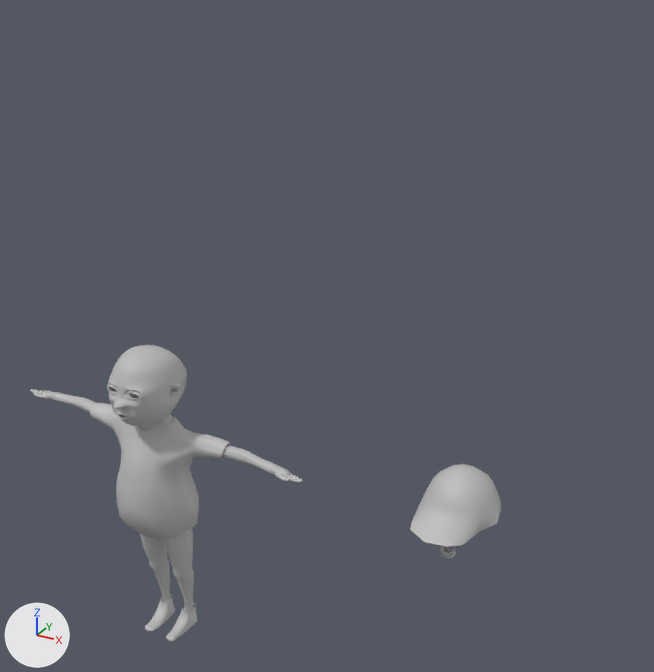
Two versions of the FBX model CandyStoreMania/Assets/Characters/Bazooka/Backwards.fbx, one commit apart.
Before and after are seen from a camera (50 mm lens) standing at (1.49, -4.33, 5.0) and looking at (-0.84, -0.08, 2.87). Lighting does not change. The marker at lower left points along +X, +Y and +Z. Where no turn or scale is listed for an object, it has been applied to the vertices.

The first picture shows 'hat', 'kid2'.
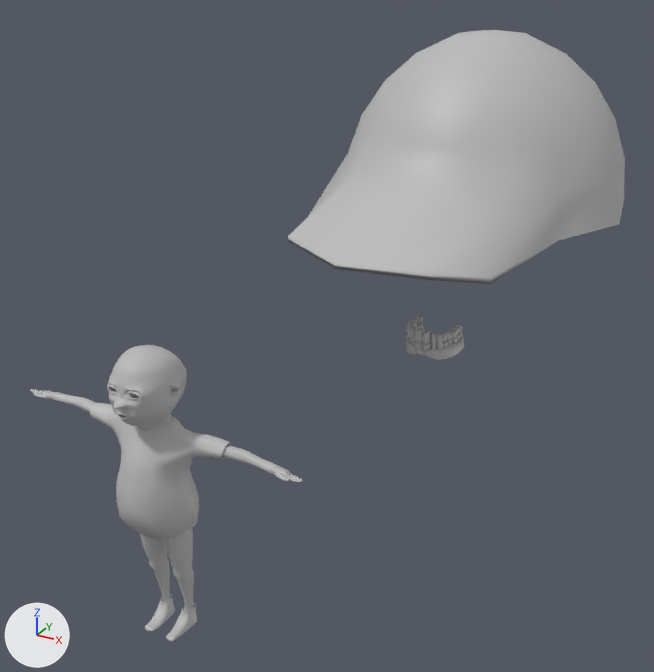
ob_eyes_teeth4 is not drawn itself; it is the parent of ob_polysurface86, ob_polysurface108, ob_polysurface105, ob_polysurface111, ob_polysurface87, ob_polysurface98, ob_bottom, ob_polysurface85.

What the commit changed:
Object 'eyes_teeth4' (ob_eyes_teeth4) moves from (0.0179, -0.186, 1.8) to (0.0404, -0.641, 3.493).
Object 'eyes_teeth4' (ob_eyes_teeth4) is rescaled from (0.01, 0.01, 0.01) to (0.0299, 0.0299, 0.0299).

Boxes [x1, y1, x2, y2] around the edits, measured in the pictures (654 x 672 px):
'hat', moved, rescaled (267% wider, 204% taller): before [410, 464, 501, 547]; after [288, 30, 625, 284]
'bottom', moved, rescaled (247% wider, 183% taller): before [440, 548, 456, 559]; after [406, 327, 464, 360]
'polySurface80', moved, rescaled (not visible before): after [421, 331, 431, 345]
'polySurface81', moved, rescaled (not visible before): after [413, 329, 424, 343]
'polySurface84', moved, rescaled (not visible before): after [436, 333, 442, 346]
'polySurface96', moved, rescaled (not visible before): after [421, 343, 431, 354]
'polySurface88', moved, rescaled (not visible before): after [444, 331, 452, 341]
'polySurface97', moved, rescaled (not visible before): after [414, 342, 422, 351]
'polySurface85', moved, rescaled (not visible before): after [407, 327, 414, 339]
'polySurface90', moved, rescaled (not visible before): after [448, 330, 457, 339]
'polySurface82', moved, rescaled (not visible before): after [431, 334, 436, 345]
'polySurface86', moved, rescaled (not visible before): after [442, 333, 447, 342]
'polySurface83', moved, rescaled (not visible before): after [410, 330, 416, 340]
'polySurface92', moved, rescaled (not visible before): after [454, 324, 463, 332]
'polySurface91', moved, rescaled (not visible before): after [408, 321, 418, 329]
'polySurface93', moved, rescaled (not visible before): after [415, 317, 423, 324]
'polySurface94', moved, rescaled (not visible before): after [452, 328, 460, 334]
'polySurface100', moved, rescaled (not visible before): after [436, 342, 443, 349]
'polySurface95', moved, rescaled (not visible before): after [412, 319, 420, 325]
'polySurface102', moved, rescaled (not visible before): after [443, 340, 447, 348]
'polySurface104', moved, rescaled (not visible before): after [447, 339, 452, 346]
'polySurface106', moved, rescaled (not visible before): after [452, 336, 457, 344]
'polySurface98', moved, rescaled (not visible before): after [432, 344, 437, 350]
'polySurface89', moved, rescaled (not visible before): after [407, 324, 417, 330]
'polySurface109', moved, rescaled (not visible before): after [418, 323, 423, 329]
'polySurface108', moved, rescaled (not visible before): after [459, 331, 463, 337]
'polySurface87', moved, rescaled (not visible before): after [406, 326, 415, 332]
'polySurface99', moved, rescaled (not visible before): after [411, 340, 414, 346]
'polySurface110', moved, rescaled (not visible before): after [457, 334, 460, 340]
'polySurface101', moved, rescaled (not visible before): after [408, 339, 411, 343]
